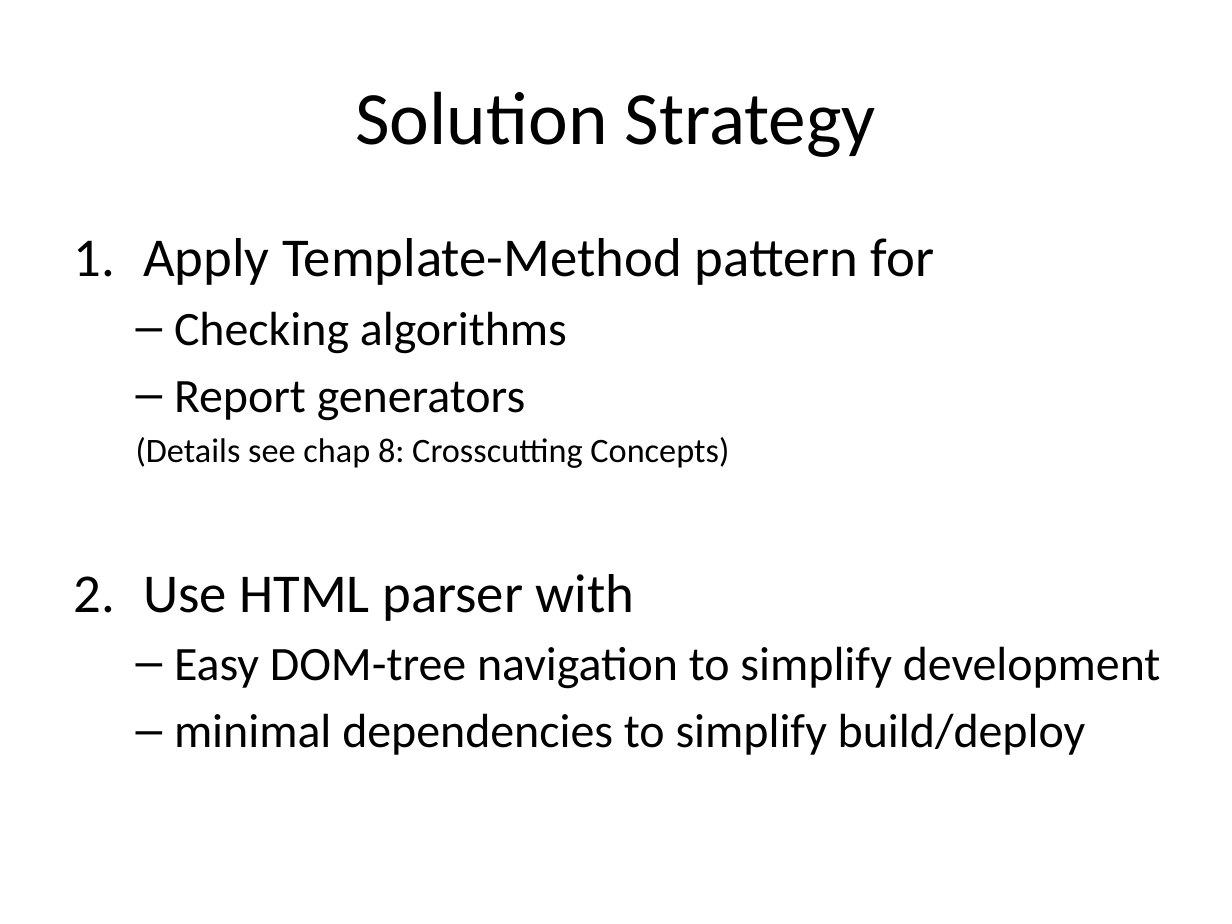
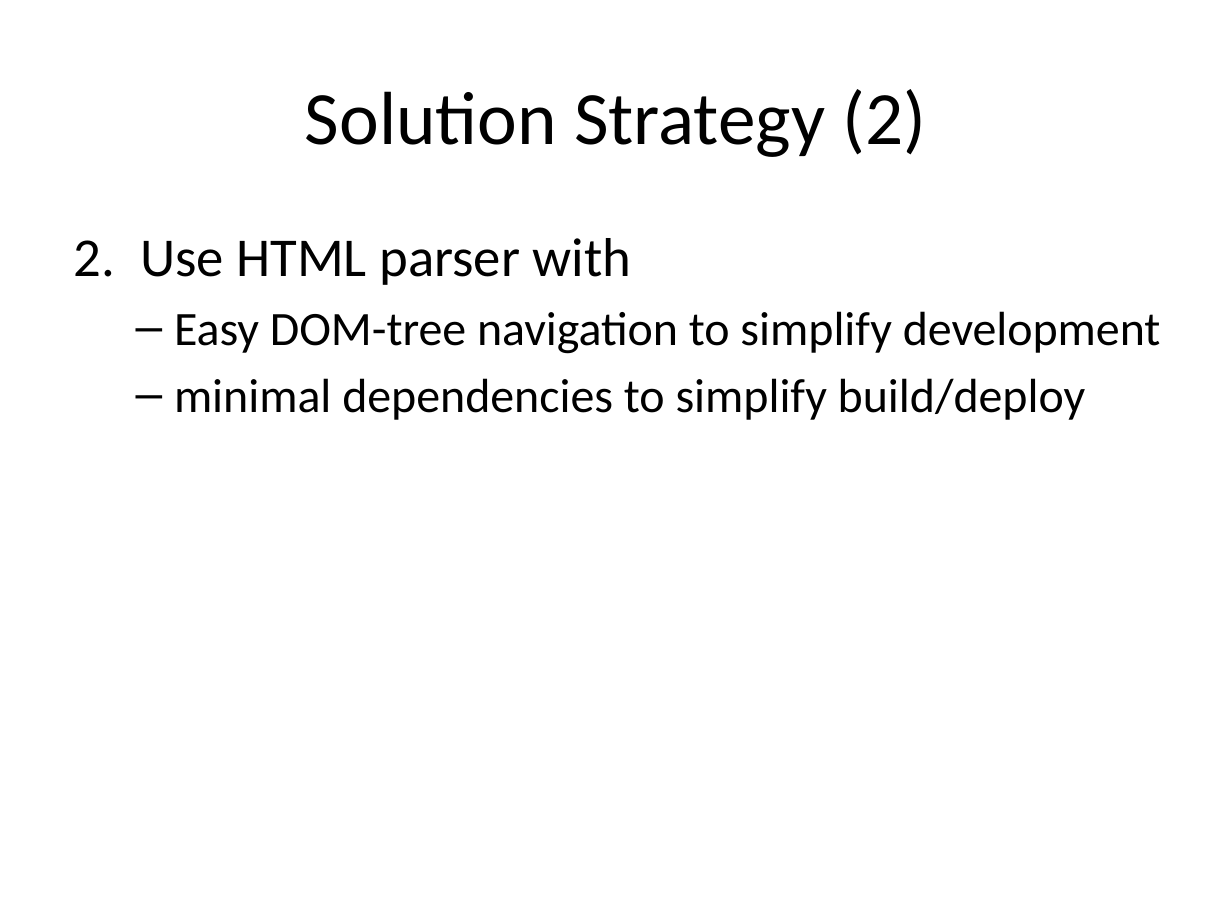
Before and after one commit to aim42/htmlSanityCheck, a slide deck: slide 15 of src/docs/presentation/HTMLSC-presentation.pptx (slide 14 before the commit). Drawn at 1232x924 pixels with LibreOffice and Linux fonts; fonts in the diff are those of the drawing. Boxes give left, top, right and bottom in pixels: in the first picture for what was removed or moved away, otherwise in the second. Text is boxed around its words. In the diff, an @@ line names an element or a change of style, - is before the commit and + after.

Commit message:
updated presentation

```diff
--- a/src/docs/presentation/HTMLSC-presentation.pptx
+++ b/src/docs/presentation/HTMLSC-presentation.pptx
@@ title at (305, 89, 926, 157): text changed @@
-Solution Strategy
+Solution Strategy (2)
@@ text at (74, 238, 632, 285): text changed @@
-1. Apply Template-Method pattern for
-  – Checking algorithms
-  – Report generators
-  (Details see chap 8: Crosscutting Concepts)
-2. Use HTML parser with
+2. Use HTML parser with
```
Also in this commit, not shown: 1 other slide changed, 1 slide added.
